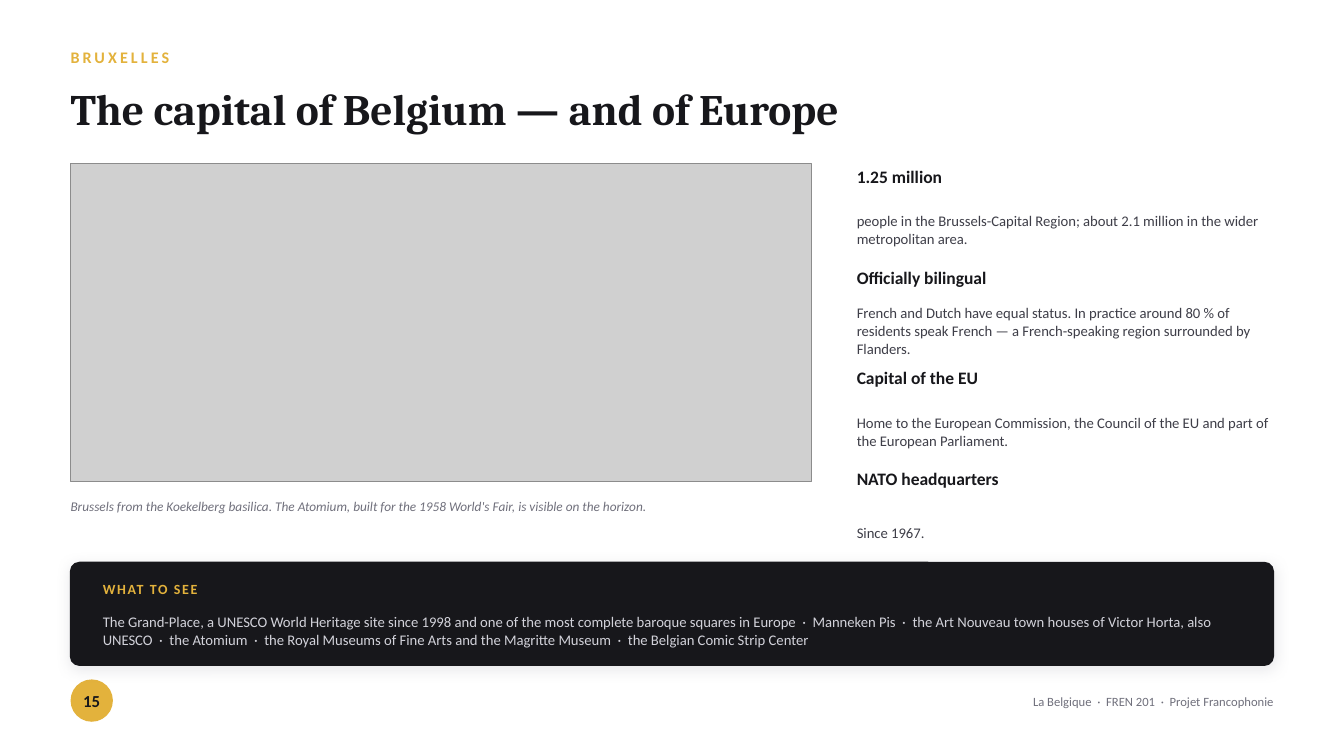
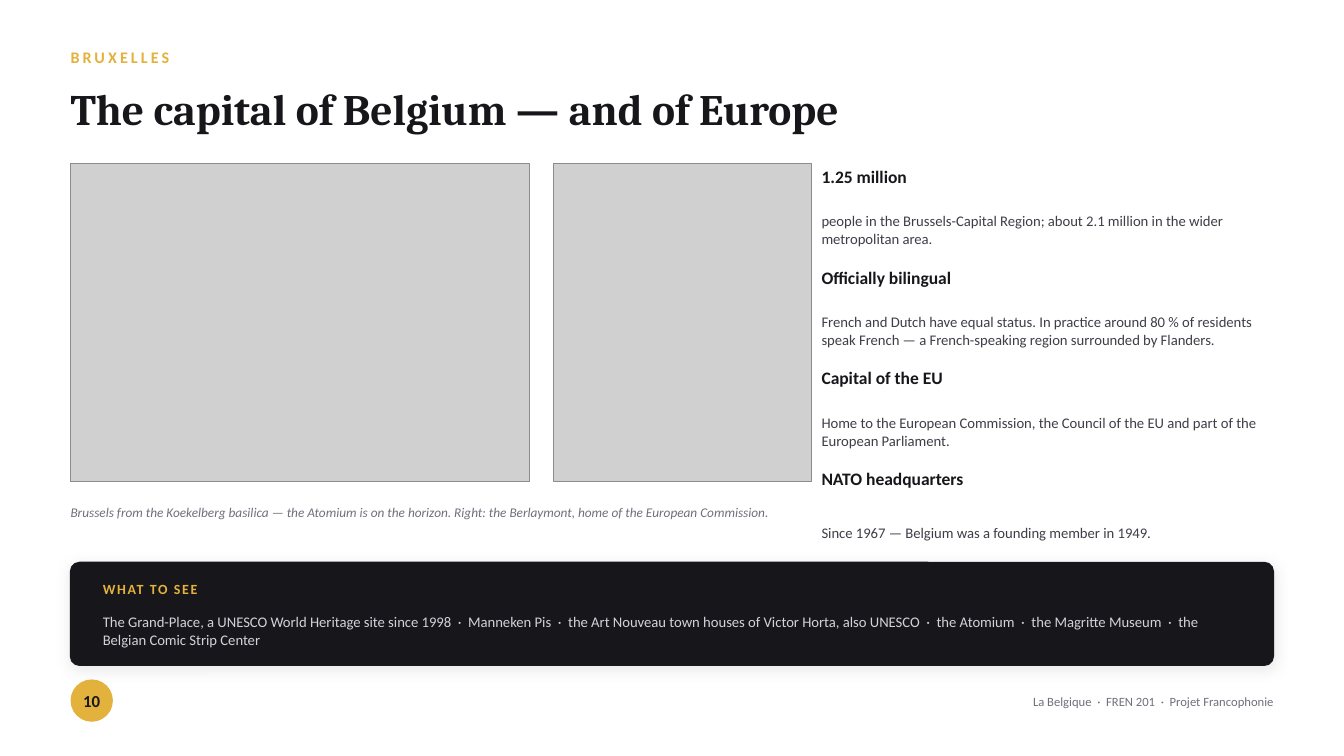
Before and after one commit to zman300z/BOYNT-WORK, a slide deck: slide 10 of fren201-belgium/La_Belgique_FREN201.pptx (slide 15 before the commit). Drawn at 1344x756 pixels with LibreOffice and Linux fonts; fonts in the diff are those of the drawing; grey boxes stand for pictures. Boxes give left, top, right and bottom in pixels: in the first picture for what was removed or moved away, otherwise in the second. Text is boxed around its words. In the diff, an @@ line names an element or a change of style, - is before the commit and + after.

```diff
--- a/fren201-belgium/La_Belgique_FREN201.pptx
+++ b/fren201-belgium/La_Belgique_FREN201.pptx
@@ picture resized from (x1=71, y1=163, x2=812, y2=482) to (x1=71, y1=163, x2=529, y2=482) @@
@@ picture added at (x1=554, y1=163, x2=812, y2=482) @@
@@ text "1.25 million" moved from (x1=857, y1=170, x2=942, y2=183) to (x1=822, y1=170, x2=907, y2=183) @@
@@ text "people in the Brussels-Capital Region; ..." moved from (x1=857, y1=216, x2=1258, y2=247) to (x1=822, y1=216, x2=1223, y2=247) @@
@@ text "Officially bilingual" moved from (x1=857, y1=271, x2=986, y2=287) to (x1=822, y1=271, x2=951, y2=287) @@
@@ text "French and Dutch have equal ..." rewrapped from (x1=857, y1=308, x2=1250, y2=354) to (x1=822, y1=317, x2=1252, y2=348) @@
@@ text "Capital of the EU" moved from (x1=857, y1=371, x2=978, y2=387) to (x1=822, y1=371, x2=943, y2=387) @@
@@ text "Home to the European Commission, ..." rewrapped from (x1=857, y1=418, x2=1268, y2=449) to (x1=822, y1=418, x2=1256, y2=449) @@
@@ text "NATO headquarters" moved from (x1=857, y1=472, x2=998, y2=488) to (x1=822, y1=472, x2=963, y2=488) @@
@@ text at (x1=71, y1=508, x2=768, y2=519): text changed @@
-Brussels from the Koekelberg basilica. The Atomium, built for the 1958 World's Fair, is visible on the horizon.
+Brussels from the Koekelberg basilica — the Atomium is on the horizon. Right: the Berlaymont, home of the European Commission.
@@ text at (x1=822, y1=528, x2=1151, y2=541): text changed @@
-Since 1967.
+Since 1967 — Belgium was a founding member in 1949.
@@ text at (x1=103, y1=617, x2=1198, y2=648): text changed @@
-The Grand-Place, a UNESCO World Heritage site since 1998 and one of the most complete baroque squares in Europe · Manneken Pis · the Art Nouveau town houses of Victor Horta, also UNESCO · the Atomium · the Royal Museums of Fine Arts and the Magritte Museum · the Belgian Comic Strip Center
+The Grand-Place, a UNESCO World Heritage site since 1998 · Manneken Pis · the Art Nouveau town houses of Victor Horta, also UNESCO · the Atomium · the Magritte Museum · the Belgian Comic Strip Center
@@ text at (x1=83, y1=696, x2=100, y2=707): text changed @@
-15
+10
```
Also in this commit, not shown: 13 other slides changed, 1 slide added, 6 slides removed, 4 other files.
